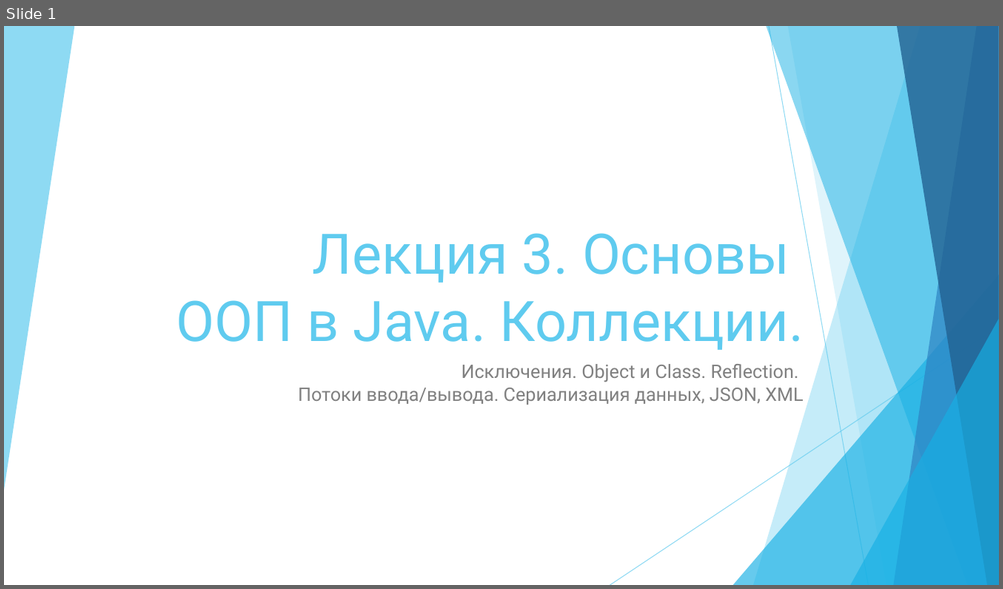
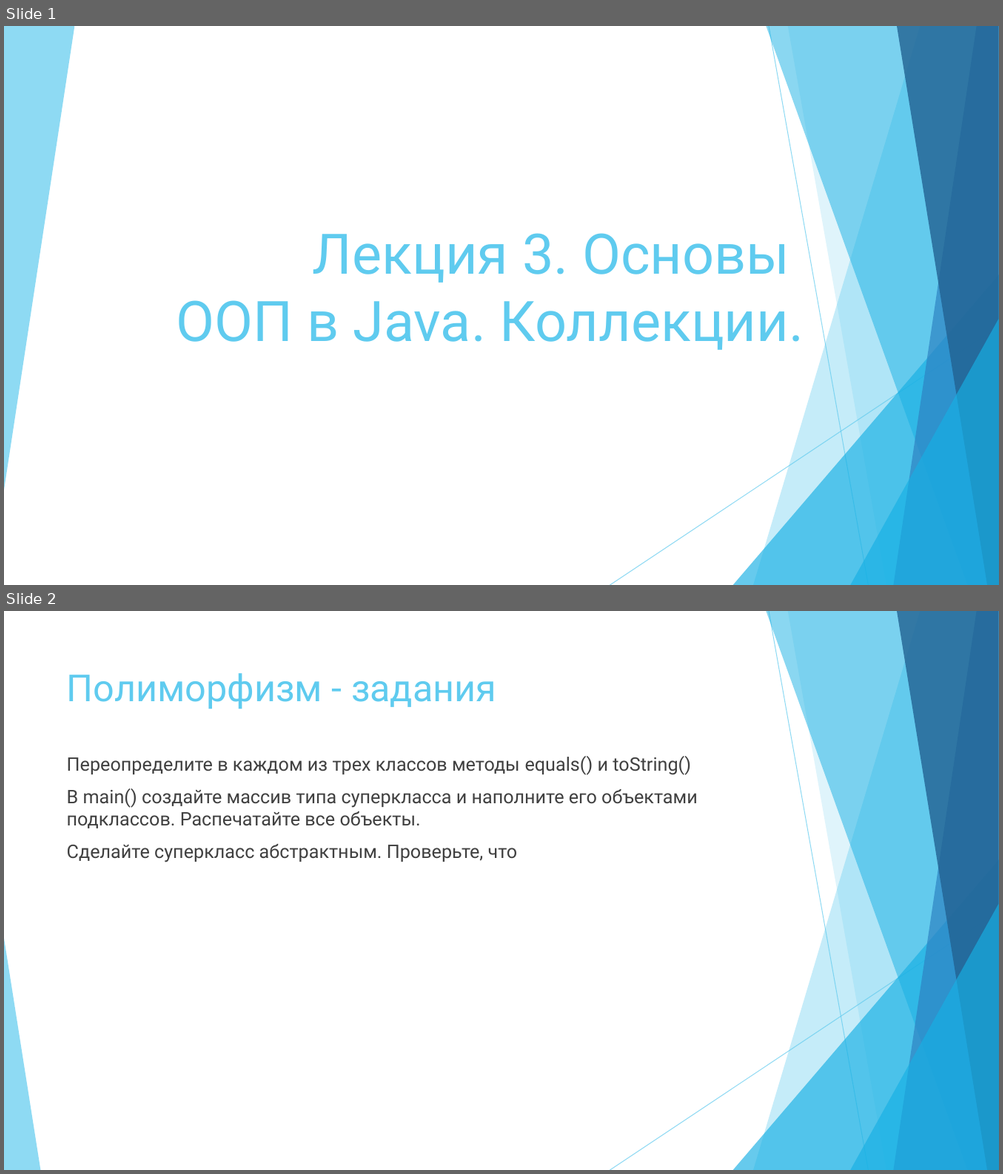
Before and after one commit to vvsirius/Presentations, a slide deck: 03. Java.pptx. Shown one above the other, each under a label of ours: slide 1 before the commit, slides 1 and 2 after it. The pictures are 1003x589 and 1003x1174 pixels, drawn with LibreOffice and Linux fonts; fonts in the diff are those of the drawing. Boxes give left, top, right and bottom in pixels: in the first picture for what was removed or moved away, otherwise in the second. Text is boxed around its words. In the diff, an @@ line names an element or a change of style, - is before the commit and + after.

```diff
--- a/03. Java.pptx
+++ b/03. Java.pptx
@@ slide 2 added at bbox=[4, 611, 999, 1170], background #FFFFFF; not listed: 9 template elements that a slide beside it also shows @@
@@ title added at bbox=[67, 673, 496, 709], 36 pt, text #5FCBEF @@
+Полиморфизм - задания
@@ text added at bbox=[67, 756, 697, 863], 18 pt, text #404040 @@
+Переопределите в каждом из трех классов методы equals() и toString()
+В main() создайте массив типа суперкласса и наполните его объектами подклассов. Распечатайте все объекты.
+Сделайте суперкласс абстрактным. Проверьте, что
@@ triangle added at bbox=[4, 939, 40, 1170], fill #5FCBEF at 70% opacity @@
@@ slide 1 changed as well @@
@@ subtitle removed at bbox=[298, 364, 802, 405] @@
-Исключения. Object и Class. Reflection.
-Потоки ввода/вывода. Сериализация данных, JSON, XML
```
Also in this commit, not shown: 34 other slides added, 38 slides removed, 15 other files.
